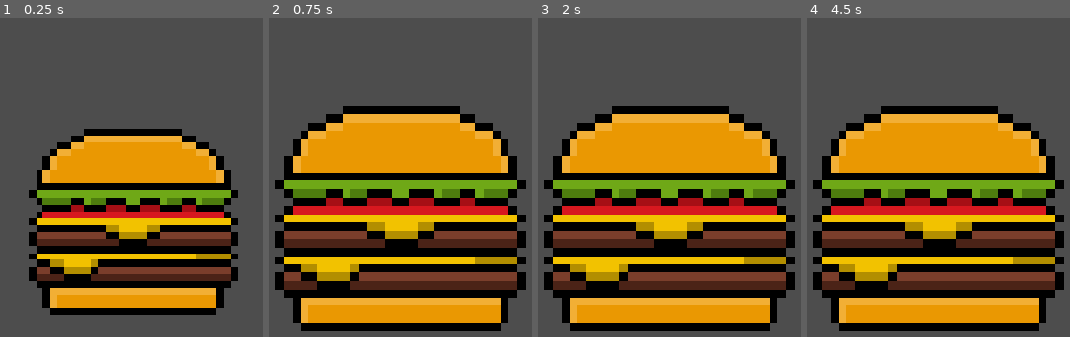
Above: before the commit, frames 1-4 (left to right).
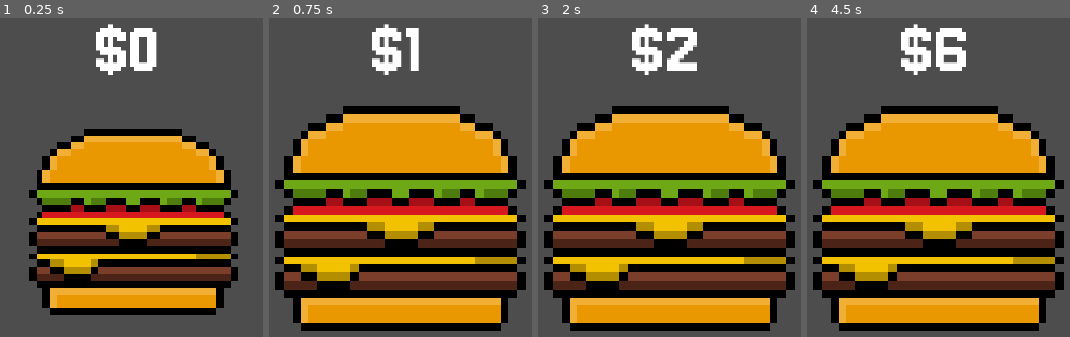
Above: after the commit, the same moments.

Repository: youswiftlmao/clicker_game
Game: Godot game, scene res://game.tscn
The game is run twice, just before and just after one commit, with the same random seed, the same clock (stepped at 60 frames per second) and the same inputs. The project has no main scene, so this scene is started directly.
Inputs (mouse positions are in pixels of both pictures, inside the frame that each line leads up to):
- Up to frame 1 (0.25 s): no input
- Up to frame 2 (0.75 s): click (403, 222) at 0.5 s
- Up to frame 3 (2 s): tap Enter at 1.25 s; move the mouse to (outside the picture) at 1.27 s; hold Right from 1.28 s (still down); tap Alt at 1.35 s
- Up to frame 4 (4.5 s): tap Space at 2, 3.5 s; move the mouse to (1025, 238) at 2.02 s; release Right at 2.03 s; hold Down 2.03-2.78 s; tap Shift at 2.1, 3.6 s; tap Enter at 2.75, 4.25 s; move the mouse to (outside the picture) at 2.77 s; hold Right 2.78-3.53 s; tap Alt at 2.85, 4.35 s; move the mouse to (outside the picture) at 3.52 s; hold Up 3.53-4.28 s; move the mouse to (outside the picture) at 4.27 s; hold Left from 4.28 s (still down)

The runs differ from the first frame. In frame 1, 2.3% of the frame differs, in the area x 36-60%, y 1-18%; in frame 2, 1.7%; in frame 3, 2.3%; in frame 4, 2.4%, in the area x 35-61%, y 1-18%.

Commit message:
added a money counter perclickl and added a tween for it aswelland fixed buggy rescale and scale tweens and animations woopeee :D

Diff:
--- a/game.tscn
+++ b/game.tscn
@@ -3,6 +3,7 @@
 [ext_resource type="Script" uid="uid://nd3oojjoo2t0" path="res://scripts/game.gd" id="1_feb5d"]
 [ext_resource type="Texture2D" uid="uid://curqj2oymaihq" path="res://assets/Sprite-0002.png" id="2_feb5d"]
 [ext_resource type="Script" uid="uid://bc2u7vb4gvivw" path="res://scripts/burger.gd" id="3_fc0e3"]
+[ext_resource type="FontFile" uid="uid://bh6jvsa7eqolq" path="res://text/Jersey10-Regular.ttf" id="4_fc0e3"]
 
 [sub_resource type="Animation" id="Animation_feb5d"]
 resource_name = "PRESSED"
@@ -78,6 +79,18 @@
 [node name="AnimationPlayer" type="AnimationPlayer" parent="TextureButton" unique_id=1111794381]
 libraries/ = SubResource("AnimationLibrary_7jktm")
 
+[node name="MONEYCOUNT" type="RichTextLabel" parent="." unique_id=1217261146]
+offset_left = -0.19999981
+offset_top = 2.1
+offset_right = 597.6
+offset_bottom = 181.1
+scale = Vector2(0.07261277, 0.07261277)
+theme_override_fonts/normal_font = ExtResource("4_fc0e3")
+theme_override_font_sizes/normal_font_size = 160
+text = "$ "
+horizontal_alignment = 1
+
 [connection signal="mouse_entered" from="TextureButton" to="TextureButton" method="_on_mouse_entered"]
 [connection signal="mouse_exited" from="TextureButton" to="TextureButton" method="_on_mouse_exited"]
+[connection signal="pressed" from="TextureButton" to="." method="_on_texture_button_pressed"]
 [connection signal="pressed" from="TextureButton" to="TextureButton" method="_on_pressed"]
--- a/scripts/burger.gd
+++ b/scripts/burger.gd
@@ -17,5 +17,3 @@
 func _on_mouse_exited() -> void:
 	$AnimationPlayer.stop()
 	$AnimationPlayer.play("unhover")
-func _physics_process(delta: float) -> void:
-	print(scale)
--- a/scripts/game.gd
+++ b/scripts/game.gd
@@ -1 +1,30 @@
 extends Node2D
+
+var money: int = 0
+
+@onready var moneycount: RichTextLabel = $MONEYCOUNT
+@onready var button := $TextureButton
+
+var base_scale: Vector2
+var base_position: Vector2
+
+func _ready():
+	base_position = moneycount.position
+	base_scale = moneycount.scale
+
+
+func _process(delta: float) -> void:
+	moneycount.text = "$" + str(money)
+
+
+
+func pop_label():
+	moneycount.position = base_position
+
+	var tween := create_tween()
+	# Small subtle upward bounce
+	tween.tween_property(moneycount, "position:y", base_position.y - 3, 0.06)
+	tween.tween_property(moneycount, "position:y", base_position.y, 0.06)
+func _on_texture_button_pressed() -> void:
+	money += 1
+	pop_label()
Binary file added: text/Jersey10-Regular.ttf
Not shown, added: text/Jersey10-Regular.ttf.import
Binary file added: text/MadouFutoMaruGothic-d9Xo7.ttf
Not shown, added: text/MadouFutoMaruGothic-d9Xo7.ttf.import
Binary file added: text/pixelarthalloween-l37xg.ttf
Not shown, added: text/pixelarthalloween-l37xg.ttf.import
Binary file added: text/pixelarthalloweenitalic-pklx2.ttf
Not shown, added: text/pixelarthalloweenitalic-pklx2.ttf.import
